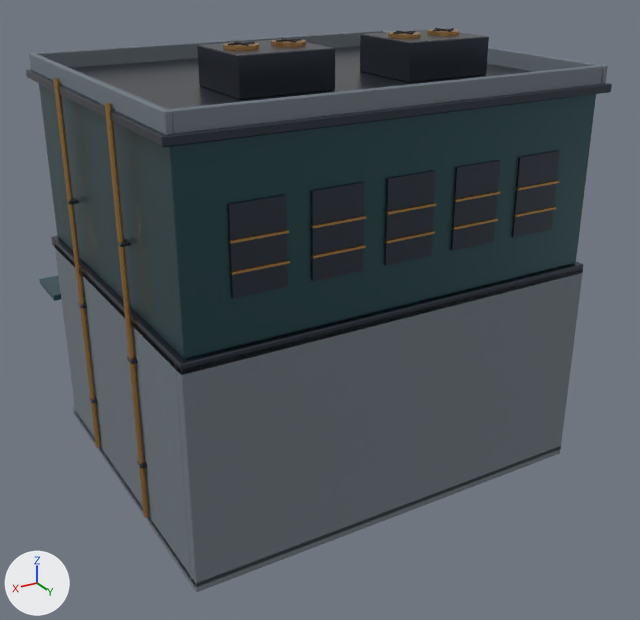
One commit to the glTF model models/workshop.glb: the scene before it, then after it.
Before and after are seen from a 50 mm lens placed at (12.17, 21.06, 14.67), pointed at (-0.28, 0.32, 4.3). The lights are fixed; the arrows at lower left show +X, +Y and +Z. The first picture is the older version. Vertices at exactly the same position are counted once.

The scene before the commit, as lines of its bpy script (objects in view):
```python
me_entry_fit_frame = bpy.data.meshes.new('entry-fit-frame')
me_entry_fit_frame.from_pydata(...)  # 6046 vertices, 11448 faces; spans x -6.47..6.2, y -6.43..5.1, z 0.0..12.18
me_entry_fit_frame.materials.append(mat_blue_enamel)
me_entry_fit_frame.materials.append(mat_cyan_strip)  # cyan #30cbe7, glowing cyan #36e1ff
me_entry_fit_frame.materials.append(mat_stone)  # grey #737c84
me_entry_fit_frame.materials.append(mat_frame)  # greyish blue #424852
me_entry_fit_frame.materials.append(mat_enamel)  # dark cyan #35555b
me_entry_fit_frame.materials.append(mat_glass)  # cyan #659093
me_entry_fit_frame.materials.append(mat_brass)  # orange #c49559
me_entry_fit_frame.materials.append(mat_amber)  # orange #ffa855, glowing orange #ffa855
me_entry_fit_frame.materials.append(mat_wood)  # brown #845535
me_entry_fit_frame.materials.append(mat_ceramic)  # pale yellow #dad4bc
me_entry_fit_frame.materials.append(mat_cyan)  # cyan #38d3e7, glowing cyan #3fe9ff
ob_13_rainworkshop_gamemesh = bpy.data.objects.new('13_RainWorkshop_GameMesh', me_entry_fit_frame)
ob_13_rainworkshop_gamemesh.location = (0.0, 0.0, 0.0)
```
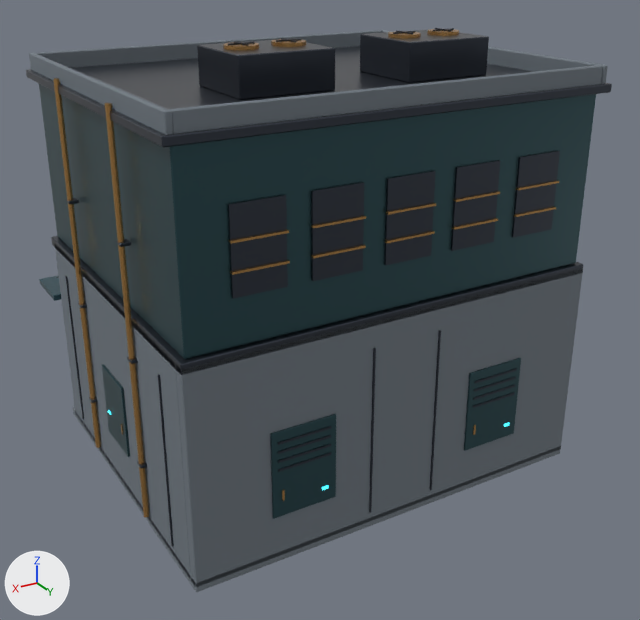
Boxes (x1, y1, x2, y2) around the edits, measured in the pictures (640 x 620 px):
part 1 of me_entry_fit_frame, added: after (473, 392, 514, 408)
part 2 of me_entry_fit_frame, added: after (473, 384, 515, 400)
part 3 of me_entry_fit_frame, added: after (474, 376, 516, 392)
part 4 of me_entry_fit_frame, added: after (475, 368, 517, 384)
part 5 of me_entry_fit_frame, added: after (278, 452, 331, 472)
part 6 of me_entry_fit_frame, added: after (278, 444, 331, 463)
part 7 of me_entry_fit_frame, added: after (278, 435, 331, 454)
part 8 of me_entry_fit_frame, added: after (278, 426, 332, 445)
part 9 of me_entry_fit_frame, added: after (430, 330, 441, 490)
part 10 of me_entry_fit_frame, added: after (369, 348, 376, 512)
part 11 of me_entry_fit_frame, added: after (65, 276, 84, 419)
part 12 of me_entry_fit_frame, added: after (158, 375, 174, 547)
part 13 of me_entry_fit_frame, added: after (464, 358, 521, 451)
part 14 of me_entry_fit_frame, added: after (270, 414, 336, 519)
part 15 of me_entry_fit_frame, added: after (102, 365, 130, 457)

The edits, one by one:
me_entry_fit_frame is used by ob_13_rainworkshop_gamemesh; location (0.0, 0.0, 0.0).
me_entry_fit_frame had 6046 vertices, 11448 faces and spanned x -6.47..6.2, y -6.43..5.1, z 0.0..12.18.
me_entry_fit_frame now has 6318 vertices, 11888 faces and spans x -6.47..6.2, y -6.43..5.1, z 0.0..12.18.
me_entry_fit_frame part 1: a new loose piece, a box spanning x -3.74..-2.26, y 5.068..5.088, z 2.717..2.783, in mat_frame (greyish blue #424852).
me_entry_fit_frame part 2: a new loose piece, a box spanning x -3.74..-2.26, y 5.068..5.088, z 2.967..3.033, in mat_frame (greyish blue #424852).
me_entry_fit_frame part 3: a new loose piece, a box spanning x -3.74..-2.26, y 5.068..5.088, z 3.217..3.283, in mat_frame (greyish blue #424852).
me_entry_fit_frame part 4: a new loose piece, a box spanning x -3.74..-2.26, y 5.068..5.088, z 3.467..3.533, in mat_frame (greyish blue #424852).
me_entry_fit_frame part 5: a new loose piece, a box spanning x 2.26..3.74, y 5.068..5.088, z 2.717..2.783, in mat_frame (greyish blue #424852).
me_entry_fit_frame part 6: a new loose piece, a box spanning x 2.26..3.74, y 5.068..5.088, z 2.967..3.033, in mat_frame (greyish blue #424852).
me_entry_fit_frame part 7: a new loose piece, a box spanning x 2.26..3.74, y 5.068..5.088, z 3.217..3.283, in mat_frame (greyish blue #424852).
me_entry_fit_frame part 8: a new loose piece, a box spanning x 2.26..3.74, y 5.068..5.088, z 3.467..3.533, in mat_frame (greyish blue #424852).
me_entry_fit_frame part 9: a new loose piece, a box spanning x -1.023..-0.978, y 5.004..5.046, z 0.5..5.3, in mat_frame (greyish blue #424852).
me_entry_fit_frame part 10: a new loose piece, a box spanning x 0.978..1.023, y 5.004..5.046, z 0.5..5.3, in mat_frame (greyish blue #424852).
me_entry_fit_frame part 11: a new loose piece, a box spanning x 6.004..6.046, y -3.673..-3.628, z 0.5..5.3, in mat_frame (greyish blue #424852).
me_entry_fit_frame part 12: a new loose piece, a box spanning x 6.004..6.046, y 3.628..3.673, z 0.5..5.3, in mat_frame (greyish blue #424852).
me_entry_fit_frame part 13: a new loose piece of 24 vertices spanning x -3.9..-2.1, y 5.0..5.07, z 1.4..3.8, in mat_enamel (dark cyan #35555b).
me_entry_fit_frame part 14: a new loose piece of 24 vertices spanning x 2.1..3.9, y 5.0..5.07, z 1.4..3.8, in mat_enamel (dark cyan #35555b).
me_entry_fit_frame part 15: a new loose piece of 24 vertices spanning x 6.0..6.07, y -0.8..0.8, z 1.55..3.65, in mat_enamel (dark cyan #35555b).
Other edits to the shape of me_entry_fit_frame do not show in these pictures.
